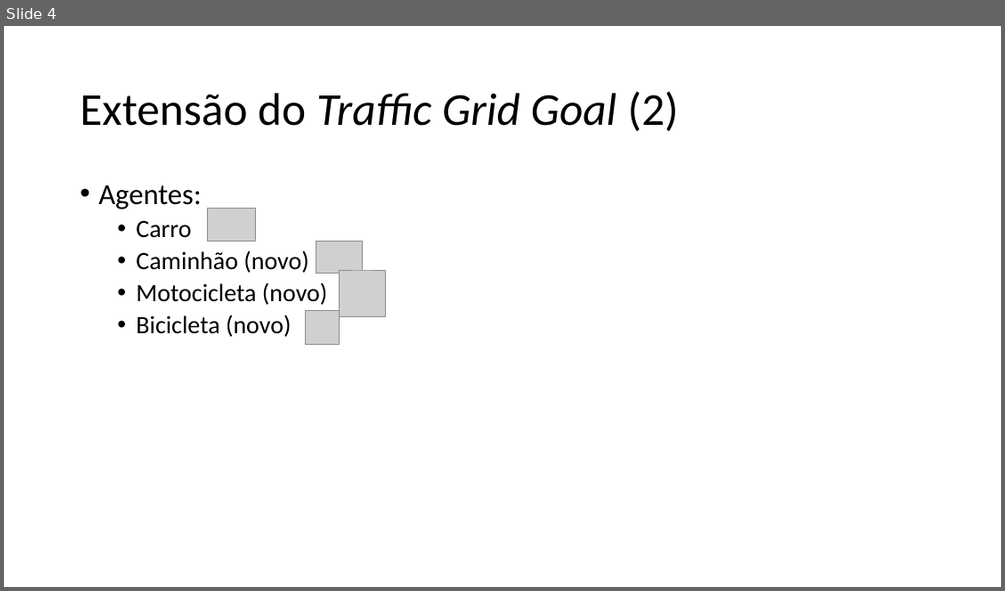
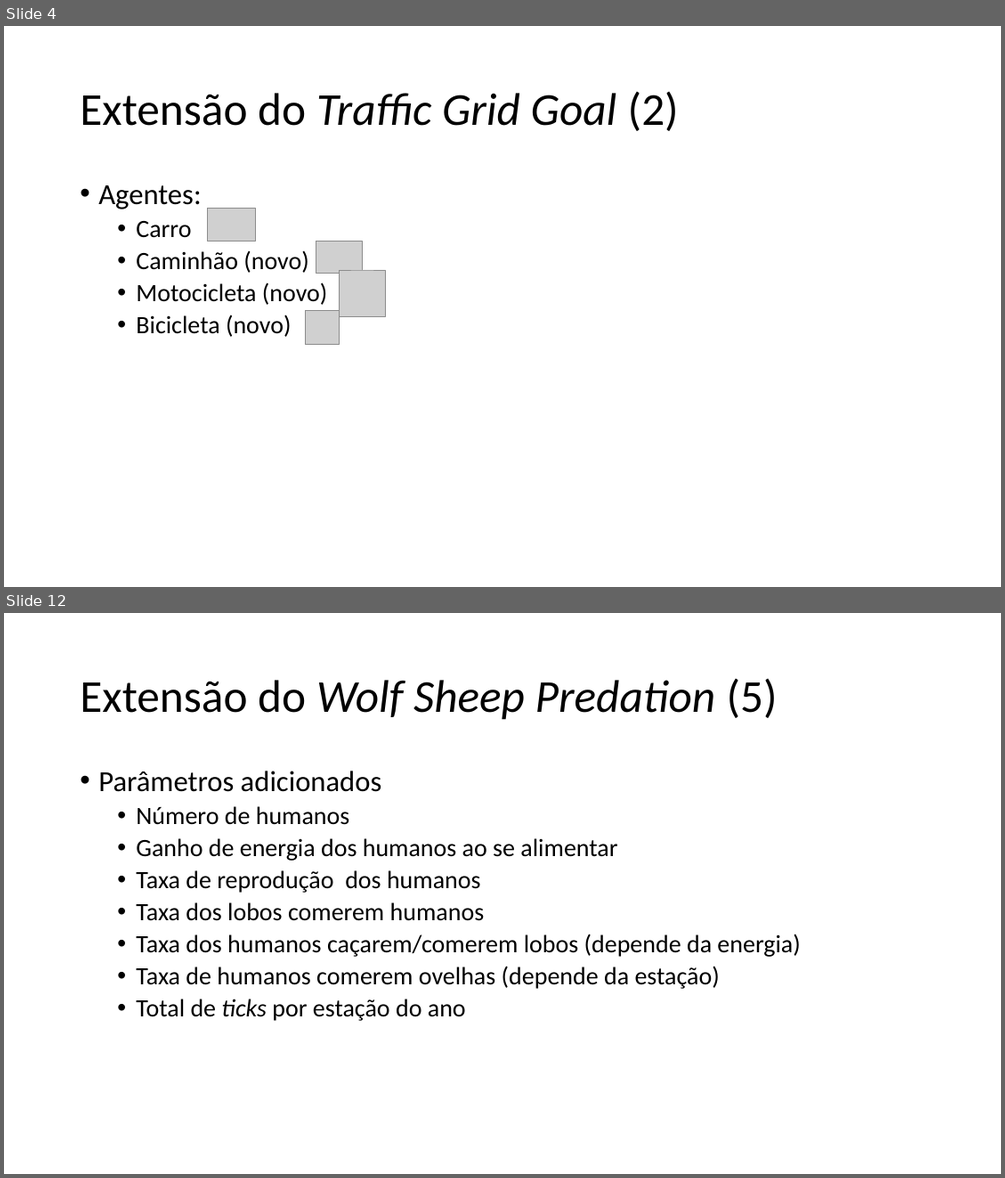
Before and after one commit to rejunges/SimulacaoSocial, a slide deck: Trabalho Netlogo.pptx. Shown one above the other, each under a label of ours: slide 4 before the commit, slides 4 and 12 after it; the slides between them are not shown. The pictures are 1005x591 and 1005x1178 pixels, drawn with LibreOffice and Linux fonts; fonts in the diff are those of the drawing; grey boxes stand for pictures. Boxes give left, top, right and bottom in pixels: in the first picture for what was removed or moved away, otherwise in the second. Text is boxed around its words. In the diff, an @@ line names an element or a change of style, - is before the commit and + after.

```diff
--- a/Trabalho Netlogo.pptx
+++ b/Trabalho Netlogo.pptx
@@ slide 12 added at <box>4,613,1001,1174</box>, background #FFFFFF @@
@@ title added at <box>80,678,777,720</box>, 44 pt, text #000000, italic @@
+Extensão do Wolf Sheep Predation (5)
@@ text added at <box>98,771,800,1021</box>, 24 pt, text #000000 @@
+• Parâmetros adicionados
+  • Número de humanos
+  • Ganho de energia dos humanos ao se alimentar
+  • Taxa de reprodução dos humanos
+  • Taxa dos lobos comerem humanos
+  • Taxa dos humanos caçarem/comerem lobos (depende da energia)
+  • Taxa de humanos comerem ovelhas (depende da estação)
+  • Total de ticks por estação do ano
```
Also in this commit, not shown: 4 slides changed, 7 other slides added, 1 other file.
